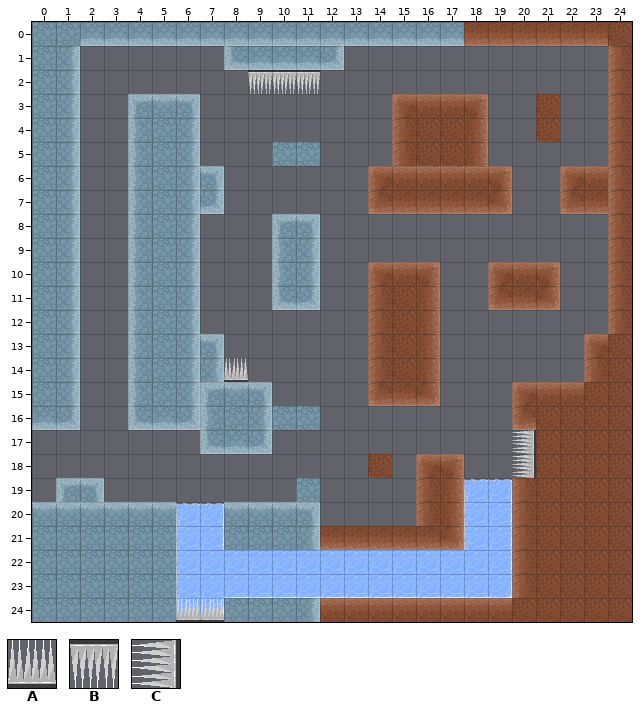
An edit to a level. Tiled map (JSON), assets/maps/testMap.JSON. The picture above was drawn from the file before the commit.
Cells are 48x48 px. Shown: x 0..24, y 0..24.
Key: from "basic-tiles": A 21, B 22, C 31.
Objects are placed by their top-left corner, in cells (3,4 is the top-left corner of cell 3,4); size is 1x1 cell unless given.
Layers that did not change in this view are not listed.
Objects on layer "OBJECTS" before:
B "spikes" at 9,2
B "spikes" at 10,2
B "spikes" at 11,2
A "spikes" at 8,14
C "spikes" at 20,17
C "spikes" at 20,18
A at 7,24
A at 6,24
The result:
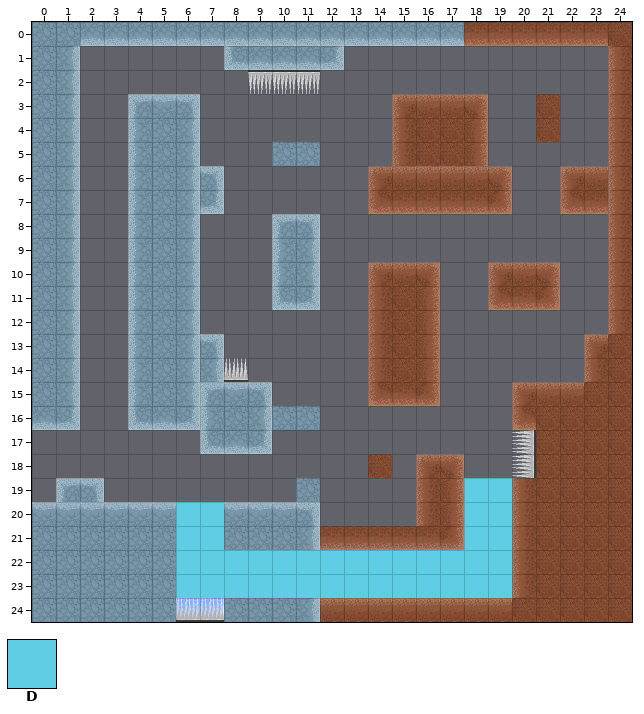
Further tiles: from "basic-tiles": D 11.
From old to new:
Layer "OBJECTS":
added: D "water" at 18,19 size 2x3
added: D "water" at 6,20 size 2x4
added: D "water" at 8,22 size 12x2
